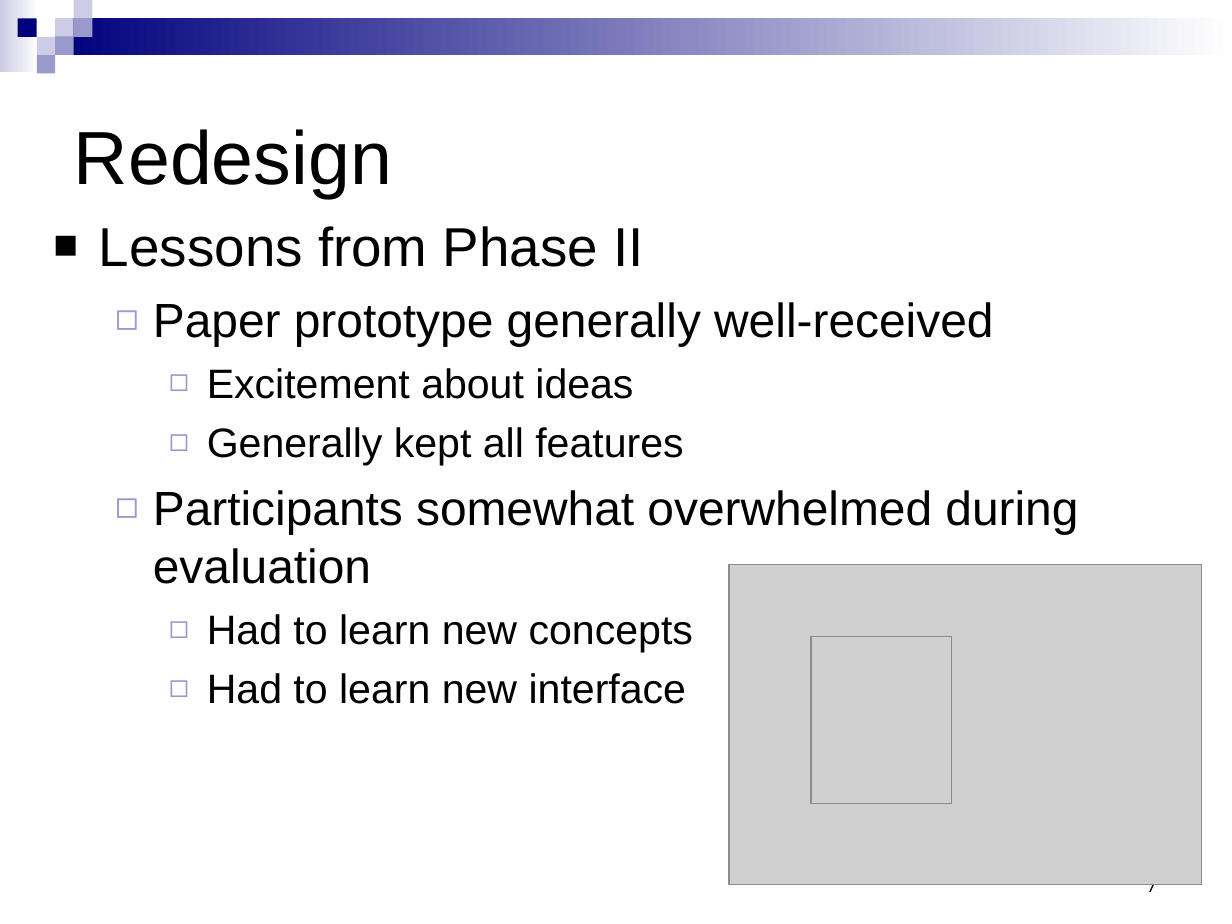
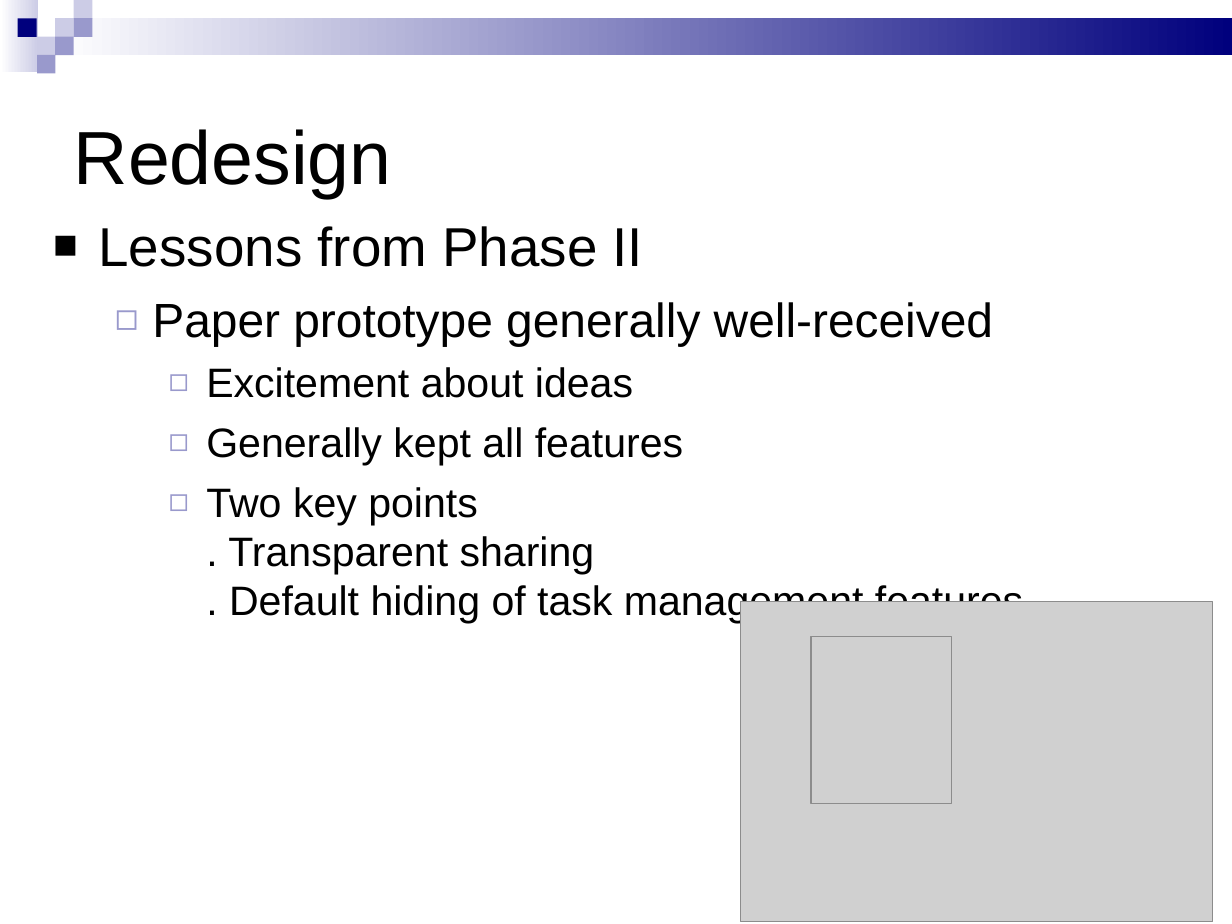
Before and after one commit to mohanraj-r/tabfour, a slide deck: slide 8 of Tab4/doc/544 Phase 3 presentation - new.ppt (slide 7 before the commit). Drawn at 1232x924 pixels with LibreOffice and Linux fonts; fonts in the diff are those of the drawing; grey boxes stand for pictures. Boxes give left, top, right and bottom in pixels: in the first picture for what was removed or moved away, otherwise in the second. Text is boxed around its words. In the diff, an @@ line names an element or a change of style, - is before the commit and + after.

Commit message:
Updated presentation

```diff
--- a/Tab4/doc/544 Phase 3 presentation - new.ppt
+++ b/Tab4/doc/544 Phase 3 presentation - new.ppt
@@ rectangle at (0, 0, 38, 71): fill gradient #FFFFFF to #CCCCE6 to gradient #CCCCE6 to #FFFFFF @@
@@ rectangle at (55, 18, 1232, 55): fill gradient #FFFFFF to #00007D to gradient #00007D to #FFFFFF @@
@@ text at (206, 487, 1023, 623): text changed; size 28 to 24 pt @@
-  ◻ Participants somewhat overwhelmed during evaluation
-    ◻ Had to learn new concepts
-    ◻ Had to learn new interface
+    ◻ Two key points
+      . Transparent sharing
+      . Default hiding of task management features
@@ picture: place and size @@
-picture at (729, 564, 1201, 885)
+picture at (740, 601, 1212, 922)
@@ page number removed at (1146, 884, 1158, 898) @@
-7
```
Also in this commit, not shown: 24 other slides changed, 1 slide added.
